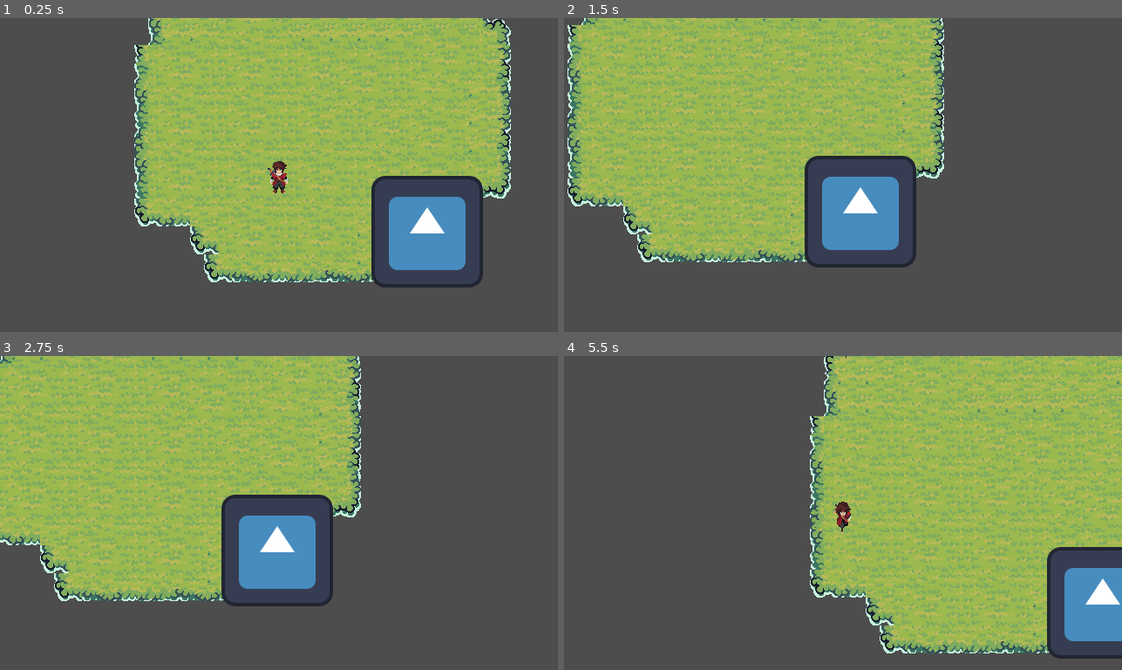
Above: before the commit, frames 1-4 (two rows, left to right).
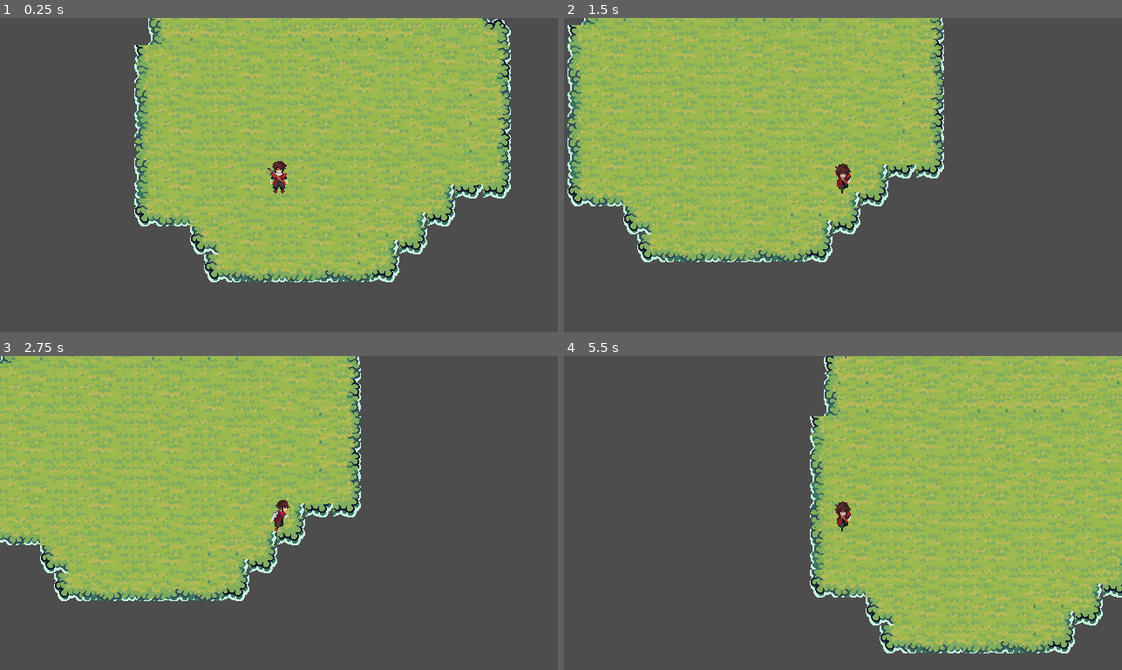
Above: after the commit, the same moments.

Repository: ODonegatti/ARPG
Game: Godot game, scene res://scenes/main.tscn
Same seed, same stepped clock (60 frames per second), same inputs: the game is played once before the commit and once after it. The engine's default icon, where the game draws it, is replaced by a stand-in: a white triangle on a blue panel in a dark square.
Inputs:
- Up to frame 1 (0.25 s): no input
- Up to frame 2 (1.5 s): tap Enter at 0.5 s; hold D (right) 0.53-1.28 s; hold S (down) from 1.28 s (still down)
- Up to frame 3 (2.75 s): release S (down) at 2.03 s; hold D (right) from 2.03 s (still down)
- Up to frame 4 (5.5 s): release D (right) at 2.78 s; hold W (up) 2.78-3.53 s; hold A (left) 3.53-5.03 s; hold S (down) from 5.03 s (still down)

The runs differ from the first frame. In frame 1, 5.7% of the frame differs, in the area x 66-87%, y 50-86%; in frame 2, 5.7%; in frame 3, 5.7%; in frame 4, 4.3%.

Commit message:
refactor(structure): move player_sprite para pasta de scripts e limpa cena principal

Diff:
--- a/scenes/entities/player.tscn
+++ b/scenes/entities/player.tscn
@@ -1,7 +1,7 @@
 [gd_scene format=3 uid="uid://bxdj22flbldtu"]
 
 [ext_resource type="Script" uid="uid://di3mead4avpuc" path="res://scripts/player.gd" id="1_08t41"]
-[ext_resource type="Script" uid="uid://b35ilgxjqyrhf" path="res://scenes/entities/player_sprite.gd" id="2_08t41"]
+[ext_resource type="Script" uid="uid://b35ilgxjqyrhf" path="res://scripts/player_sprite.gd" id="2_08t41"]
 [ext_resource type="Texture2D" uid="uid://disxo2kdw00gx" path="res://assets/FREE_Adventurer 2D Pixel Art/Sprites/IDLE/idle_down.png" id="3_dnykm"]
 [ext_resource type="Texture2D" uid="uid://bedfooj20u7o1" path="res://assets/FREE_Adventurer 2D Pixel Art/Sprites/IDLE/idle_up.png" id="4_c5rqy"]
 [ext_resource type="Texture2D" uid="uid://dquu8o2go213p" path="res://assets/FREE_Adventurer 2D Pixel Art/Sprites/IDLE/idle_right.png" id="5_b6tgf"]
@@ -81,8 +81,6 @@
 [node name="Sprite2D" type="Sprite2D" parent="." unique_id=1371866062]
 texture_filter = 1
 scale = Vector2(2.3, 2.3)
-
-
 texture = ExtResource("3_dnykm")
 hframes = 8
 script = ExtResource("2_08t41")
--- a/scenes/main.tscn
+++ b/scenes/main.tscn
@@ -1,7 +1,6 @@
 [gd_scene format=4 uid="uid://cht7nelc0ailn"]
 
 [ext_resource type="PackedScene" uid="uid://bxdj22flbldtu" path="res://scenes/entities/player.tscn" id="1_0wfyh"]
-[ext_resource type="Texture2D" uid="uid://d4fq060r0kblc" path="res://icon.svg" id="2_sugp2"]
 [ext_resource type="Texture2D" uid="uid://c88s54oi8v50q" path="res://assets/Tiny Swords (Free Pack)/Terrain/Tileset/Tilemap_color1.png" id="3_sugp2"]
 
 [sub_resource type="TileSetAtlasSource" id="TileSetAtlasSource_jyhfs"]
@@ -893,10 +892,6 @@
 [node name="Player" parent="." unique_id=773974509 instance=ExtResource("1_0wfyh")]
 position = Vector2(166.25003, 181.25003)
 
-[node name="Icon" type="Sprite2D" parent="." unique_id=1048530574]
-position = Vector2(336, 246)
-texture = ExtResource("2_sugp2")
-
 [node name="TileMapLayer" type="TileMapLayer" parent="." unique_id=1842636875]
 z_index = -1
 tile_map_data = PackedByteArray("AAACAAIAAAAFAAQAAAACAAMAAAAFAAUAAAADAAIAAAAGAAQAAAADAAMAAAAGAAUAAAACAAQAAAAFAAYAAAACAA …(9504 unchanged characters)…
Renamed: scenes/entities/player_sprite.gd -> scripts/player_sprite.gd
Renamed: scenes/entities/player_sprite.gd.uid -> scripts/player_sprite.gd.uid
Not shown, added: tests/playtest_sprint1.gd.uid
